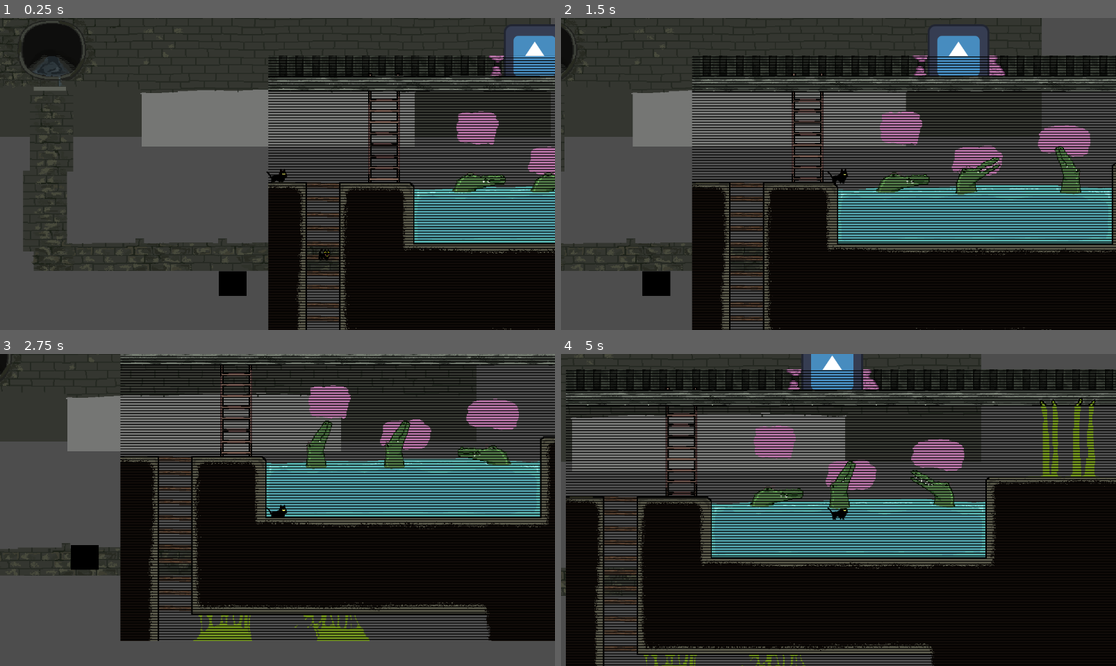
Above: before the commit, frames 1-4 (two rows, left to right).
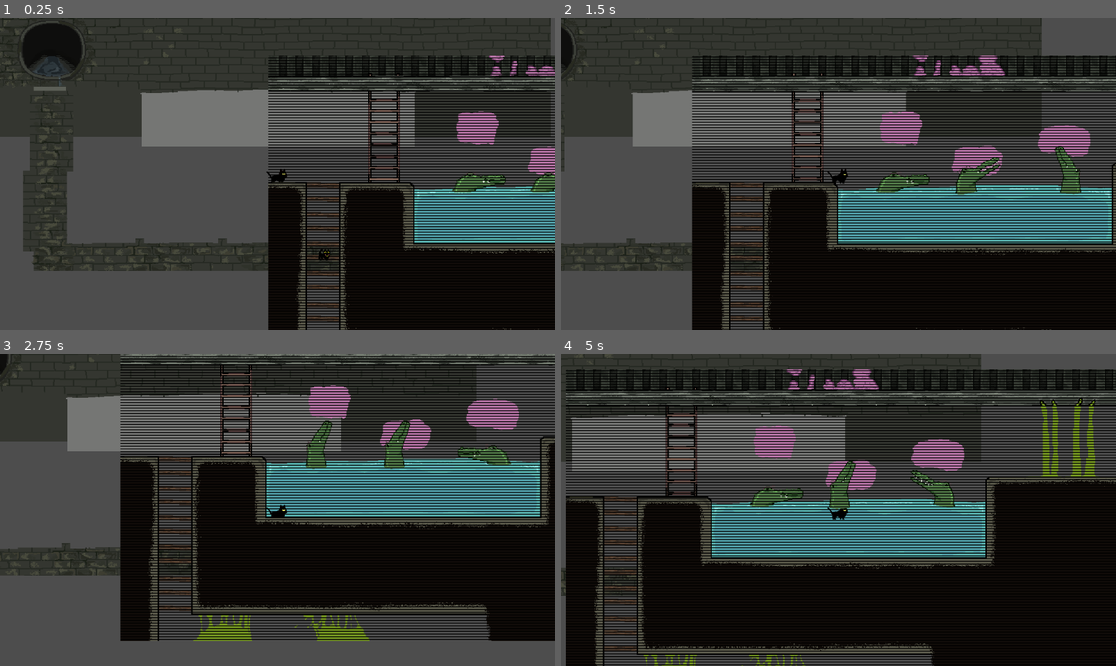
Above: after the commit, the same moments.

Repository: MstrMinecrafter/CSC486B-Prototype
Game: Godot game, scene res://root.tscn
The game is run twice, just before and just after one commit, with the same random seed, the same clock (stepped at 60 frames per second) and the same inputs. The engine's default icon, where the game draws it, is replaced by a stand-in: a white triangle on a blue panel in a dark square.
Inputs:
- Up to frame 1 (0.25 s): no input
- Up to frame 2 (1.5 s): tap Enter (ui_accept) at 0.5, 0.77 s; hold Right (ui_right) from 0.53 s (still down)
- Up to frame 3 (2.75 s): tap Enter (ui_accept) at 1.52 s; release Right (ui_right) at 2.03 s; hold Left (ui_left) from 2.03 s (still down)
- Up to frame 4 (5 s): release Left (ui_left) at 2.78 s; hold Right (ui_right) 2.78-4.28 s; tap Enter (ui_accept) at 3.02, 3.77, 4.52 s; hold Left (ui_left) from 4.28 s (still down)

The runs differ from the first frame. In frame 1, 1.7% of the frame differs, in the area x 39-100%, y 2-90%; in frame 2, 2.0%, in the area x 14-78%, y 2-90%; in frame 3, 0.4%; in frame 4, 1.1%.

Commit message:
Added walls and colour changers to sewer

Diff:
--- a/csc-486b-prototype/02_Levels/sewer.tscn
+++ b/csc-486b-prototype/02_Levels/sewer.tscn
@@ -316,9 +316,15 @@
 position = Vector2(-74, 473.99997)
 scale = Vector2(5.7857203, 5.1468544)
 
-[node name="ColourChanger" parent="Midground" unique_id=648904756 instance=ExtResource("4_p5j1k")]
+[node name="ColourChanger2" parent="Midground" unique_id=648904756 instance=ExtResource("4_p5j1k")]
+position = Vector2(1051, 161)
+scale = Vector2(1, 1.29)
+colour = Color(0.4862745, 0.62352943, 0.13725491, 1)
+
+[node name="ColourChanger" parent="Midground" unique_id=1221692883 instance=ExtResource("4_p5j1k")]
 position = Vector2(553, -1)
-colour = Color(1, 0, 0, 1)
+scale = Vector2(1.57, 1)
+colour = Color(0.77254903, 0.49019608, 0.7019608, 1)
 
 [node name="SewerMidground" type="Sprite2D" parent="Midground" unique_id=1222009263]
 z_index = -1
@@ -327,6 +333,50 @@
 texture = ExtResource("8_p011d")
 
 [node name="Foreground" type="Node" parent="." unique_id=1828279886]
+
+[node name="Obstacle" parent="Foreground" unique_id=1817276322 instance=ExtResource("6_8icqo")]
+position = Vector2(34.000004, 297.99997)
+scale = Vector2(0.23029317, 3.1530163)
+
+[node name="Obstacle3" parent="Foreground" unique_id=2038007764 instance=ExtResource("6_8icqo")]
+position = Vector2(226, 276)
+scale = Vector2(0.43179962, 0.94753844)
+
+[node name="Obstacle4" parent="Foreground" unique_id=517431098 instance=ExtResource("6_8icqo")]
+position = Vector2(543, 407.00003)
+scale = Vector2(2.1589983, 1.1435809)
+
+[node name="Obstacle5" parent="Foreground" unique_id=960215385 instance=ExtResource("6_8icqo")]
+position = Vector2(886.00006, 496.00003)
+scale = Vector2(0.43179962, 0.94753844)
+
+[node name="Obstacle6" parent="Foreground" unique_id=62390259 instance=ExtResource("6_8icqo")]
+position = Vector2(201.00002, 656)
+scale = Vector2(3.8861969, 0.94753844)
+
+[node name="Obstacle7" parent="Foreground" unique_id=244278624 instance=ExtResource("6_8icqo")]
+position = Vector2(1164.0001, 241.00002)
+scale = Vector2(1.5832653, 1.3559601)
+
+[node name="Obstacle8" parent="Foreground" unique_id=1945162619 instance=ExtResource("6_8icqo")]
+position = Vector2(-80.999985, 132)
+scale = Vector2(0.43179962, 15.160615)
+
+[node name="Obstacle9" parent="Foreground" unique_id=1959777956 instance=ExtResource("6_8icqo")]
+position = Vector2(-3.000004, 44)
+scale = Vector2(1.1514657, 0.17970558)
+
+[node name="Obstacle10" parent="Foreground" unique_id=587088211 instance=ExtResource("6_8icqo")]
+position = Vector2(1138, 45.999996)
+scale = Vector2(4.749796, 0.17970558)
+
+[node name="Obstacle11" parent="Foreground" unique_id=1906359619 instance=ExtResource("6_8icqo")]
+position = Vector2(1230, 149.99998)
+scale = Vector2(0.43179962, 15.160615)
+
+[node name="Obstacle12" parent="Foreground" unique_id=2129593132 instance=ExtResource("6_8icqo")]
+position = Vector2(594, -139)
+scale = Vector2(3.454397, 0.8658541)
 
 [node name="Exit" type="Area2D" parent="Foreground" unique_id=1794265350]
 position = Vector2(778, 619)
@@ -412,47 +462,3 @@
 offset_bottom = 39.664883
 scale = Vector2(28.786642, 16.33687)
 metadata/_edit_lock_ = true
-
-[node name="Obstacle" parent="screencover" unique_id=1817276322 instance=ExtResource("6_8icqo")]
-position = Vector2(1.1811035, 18.240946)
-scale = Vector2(0.008000001, 0.19300002)
-
-[node name="Obstacle2" parent="screencover" unique_id=2038007764 instance=ExtResource("6_8icqo")]
-position = Vector2(7.8508635, 16.8943)
-scale = Vector2(0.015, 0.058)
-
-[node name="Obstacle3" parent="screencover" unique_id=517431098 instance=ExtResource("6_8icqo")]
-position = Vector2(18.862915, 24.912975)
-scale = Vector2(0.075, 0.07)
-
-[node name="Obstacle4" parent="screencover" unique_id=960215385 instance=ExtResource("6_8icqo")]
-position = Vector2(30.778166, 30.360775)
-scale = Vector2(0.015, 0.058)
-
-[node name="Obstacle5" parent="screencover" unique_id=62390259 instance=ExtResource("6_8icqo")]
-position = Vector2(6.9824057, 40.15457)
-scale = Vector2(0.135, 0.058)
-
-[node name="Obstacle6" parent="screencover" unique_id=244278624 instance=ExtResource("6_8icqo")]
-position = Vector2(40.435425, 14.751908)
-scale = Vector2(0.055, 0.083)
-
-[node name="Obstacle7" parent="screencover" unique_id=1945162619 instance=ExtResource("6_8icqo")]
-position = Vector2(-2.8138046, 8.079883)
-scale = Vector2(0.015, 0.928)
-
-[node name="Obstacle8" parent="screencover" unique_id=1959777956 instance=ExtResource("6_8icqo")]
-position = Vector2(-0.104215145, 2.6932943)
-scale = Vector2(0.04, 0.011)
-
-[node name="Obstacle9" parent="screencover" unique_id=587088211 instance=ExtResource("6_8icqo")]
-position = Vector2(39.532227, 2.8157165)
-scale = Vector2(0.165, 0.011)
-
-[node name="Obstacle10" parent="screencover" unique_id=1906359619 instance=ExtResource("6_8icqo")]
-position = Vector2(42.72815, 9.1816845)
-scale = Vector2(0.015, 0.928)
-
-[node name="Obstacle11" parent="screencover" unique_id=2129593132 instance=ExtResource("6_8icqo")]
-position = Vector2(20.63457, -8.508363)
-scale = Vector2(0.12, 0.053)
--- a/csc-486b-prototype/03_Environment/colour_changer.tscn
+++ b/csc-486b-prototype/03_Environment/colour_changer.tscn
@@ -1,17 +1,12 @@
 [gd_scene format=3 uid="uid://crdkquu7ql5gk"]
 
 [ext_resource type="Script" uid="uid://bnr5klr8twmmm" path="res://03_Environment/colour_changer.gd" id="1_duat1"]
-[ext_resource type="Texture2D" uid="uid://d4h1pa8wv1lel" path="res://icon.svg" id="1_pm0gf"]
 
 [sub_resource type="RectangleShape2D" id="RectangleShape2D_65sm4"]
 size = Vector2(129, 129)
 
 [node name="ColourChanger" type="Node2D" unique_id=648904756]
 script = ExtResource("1_duat1")
-colour = "black"
-
-[node name="Sprite2D" type="Sprite2D" parent="." unique_id=399779297]
-texture = ExtResource("1_pm0gf")
 
 [node name="Area2D" type="Area2D" parent="." unique_id=1687648718]
 
--- a/csc-486b-prototype/03_Environment/wall.gd
+++ b/csc-486b-prototype/03_Environment/wall.gd
@@ -2,6 +2,3 @@
 class_name Wall
 
 @export var colour: Color
-
-func _ready():
-	$Area2D/CollisionShape2D/ColorRect.color = colour
--- a/csc-486b-prototype/03_Environment/wall.tscn
+++ b/csc-486b-prototype/03_Environment/wall.tscn
@@ -12,18 +12,3 @@
 
 [node name="CollisionShape2D" type="CollisionShape2D" parent="Area2D" unique_id=581240117]
 shape = SubResource("RectangleShape2D_xxgf6")
-
-[node name="ColorRect" type="ColorRect" parent="Area2D/CollisionShape2D" unique_id=535885564]
-anchors_preset = 8
-anchor_left = 0.5
-anchor_top = 0.5
-anchor_right = 0.5
-anchor_bottom = 0.5
-offset_left = -5.0
-offset_top = -5.0
-offset_right = 5.0
-offset_bottom = 5.0
-grow_horizontal = 2
-grow_vertical = 2
-size_flags_horizontal = 3
-size_flags_vertical = 3
--- a/csc-486b-prototype/root.gd
+++ b/csc-486b-prototype/root.gd
@@ -12,7 +12,6 @@
 	add_level()
 
 func _physics_process(delta: float) -> void:
-	print("hello")
 	cur_level.update(delta)
 	cam.position = player.position
 
